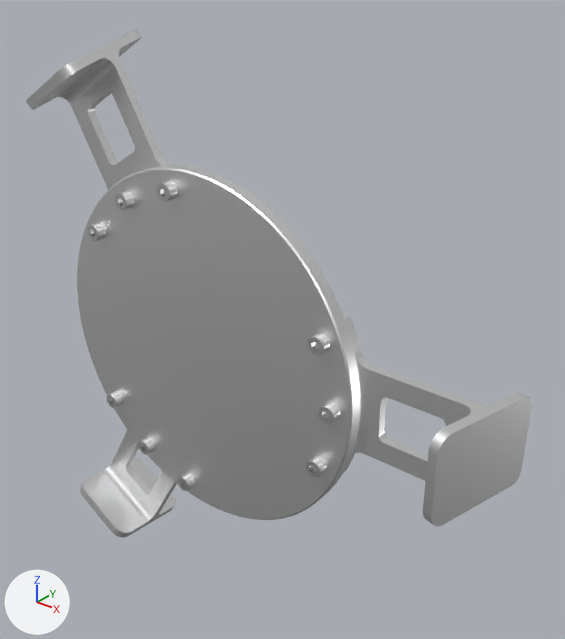
An edit to the glTF model aic_assets/models/Camera Mount/cam_mount_visual.glb, drawn before and after from the same camera.
Both versions are drawn from a 50 mm camera at (0.16, -0.183, 0.12) aimed at (0.012, 0.003, 0.005). The lights are fixed; the arrows at lower left show +X, +Y and +Z. The older version comes first. Where no turn or scale is listed for an object, it has been applied to the vertices. Vertices at exactly the same position are counted once.

Objects in the first picture: 'Cam_Mount.004'.
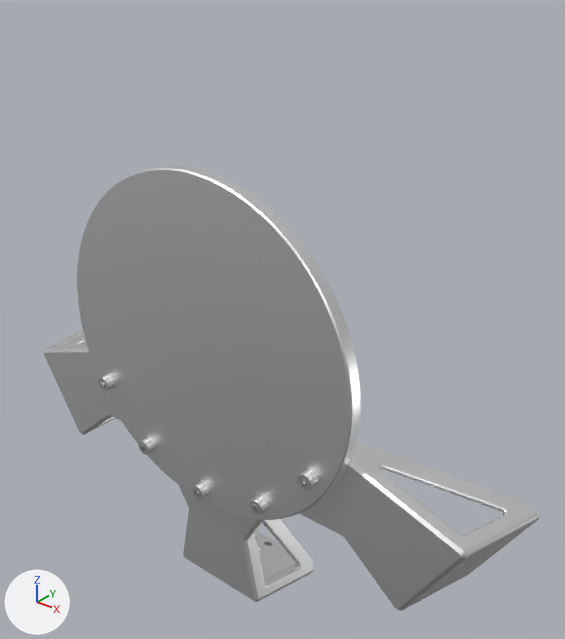
Diff of the bpy script that builds the scene:
```diff
--- a/aic_assets/models/Camera Mount/cam_mount_visual.glb.py
+++ b/aic_assets/models/Camera Mount/cam_mount_visual.glb.py
@@ mat_aluminum @@
 n0 = _N.new('ShaderNodeBsdfPrincipled'); n0.name = 'Principled BSDF'
-n0.inputs[0].default_value = (0.912, 0.914, 0.92, 1.0)  # 'Base Color', white #f5f5f6
 n0.inputs[1].default_value = 1.0  # 'Metallic'
@@ mat_aluminum @@
 n1 = _N.new('ShaderNodeOutputMaterial'); n1.name = 'Material Output'
+n2 = _N.new('ShaderNodeMix'); n2.name = 'Mix'
+n2.data_type = 'RGBA'
+n2.blend_type = 'MULTIPLY'
+n2.inputs[0].default_value = 1.0  # 'Factor'
+n2.inputs[7].default_value = (0.912, 0.914, 0.92, 1.0)  # 'B', white #f5f5f6
+n3 = _N.new('ShaderNodeVertexColor'); n3.name = 'Color Attribute'
 _L.new(n0.outputs[0], n1.inputs[0])  # 'BSDF' to 'Surface'
+_L.new(n2.outputs[2], n0.inputs[0])  # 'Result' to 'Base Color'
+_L.new(n3.outputs[0], n2.inputs[6])  # 'Color' to 'A'
@@ mat_material_004 @@
 n0 = _N.new('ShaderNodeBsdfPrincipled'); n0.name = 'Principled BSDF'
 n1 = _N.new('ShaderNodeOutputMaterial'); n1.name = 'Material Output'
+n2 = _N.new('ShaderNodeMix'); n2.name = 'Mix'
+n2.data_type = 'RGBA'
+n2.blend_type = 'MULTIPLY'
+n2.inputs[0].default_value = 1.0  # 'Factor'
+n2.inputs[7].default_value = (0.8, 0.8, 0.8, 1.0)  # 'B', white #e7e7e7
+n3 = _N.new('ShaderNodeVertexColor'); n3.name = 'Color Attribute'
 _L.new(n0.outputs[0], n1.inputs[0])  # 'BSDF' to 'Surface'
+_L.new(n2.outputs[2], n0.inputs[0])  # 'Result' to 'Base Color'
+_L.new(n3.outputs[0], n2.inputs[6])  # 'Color' to 'A'
@@ me_cam_mount_001 @@
 # used by ob_cam_mount_004; location = (0.0, 0.0, 0.0)
-me_cam_mount_001.from_pydata(...)  # 4663 vertices, 9254 faces; spans x -0.063..0.102, y -0.039..0.0, z -0.095..0.095
+me_cam_mount_001.from_pydata(...)  # 5234 vertices, 10500 faces; spans x -0.104..0.104, y -0.03..0.013, z -0.109..0.06
+# me_cam_mount_001 part 1: the loose piece of 161 vertices spanning x -0.03..-0.024, y -0.03..-0.026, z 0.044..0.049 is turned -90 degrees about the y axis through the mesh origin
+# me_cam_mount_001 part 2: the loose piece of 161 vertices spanning x -0.01..-0.004, y -0.03..-0.026, z -0.056..-0.05 is turned -60 degrees about the y axis through its middle, then moved by (0.034, 0.0, 0.007)
+# me_cam_mount_001 part 3: the loose piece of 161 vertices spanning x 0.047..0.052, y -0.03..-0.026, z 0.018..0.023 is turned 30 degrees about the y axis through its middle, then moved by (-0.003, 0.0, -0.047)
+# me_cam_mount_001 part 4: 6 loose pieces with 706 vertices, spanning x -0.045..0.051, y -0.03..-0.018, z 0.019..0.056, are deleted
+# me_cam_mount_001 part 5: 35 vertices moved from x -0.041..0.052, y -0.03..-0.021, z -0.035..-0.001 to x -0.085..0.048, y -0.03..0.002, z -0.055..-0.029; 1134 vertices removed from x -0.063..0.102, y -0.039..-0.005, z -0.095..0.028; 2707 vertices added at x -0.104..0.104, y -0.03..0.013, z -0.109..-0.016
+# me_cam_mount_001 part 6: 296 vertices removed from x -0.063..0.0, y -0.039..-0.005, z 0.024..0.095
+# other edits to the shape of me_cam_mount_001 do not show in these pictures
 me_cam_mount_001.materials.append(mat_aluminum)
```

What differs and where, as boxes [x1, y1, x2, y2] in the pictures (565 x 639 px; the box of a moved part takes in the faces that stretch with it):
'Cam_Mount.004', reshaped (12% shorter): before [26, 29, 532, 537]; after [44, 165, 539, 611]
part 1 of me_cam_mount_001, moved or reshaped: before [115, 191, 134, 210]; after [98, 374, 114, 391]
part 2 of me_cam_mount_001, moved or reshaped: before [178, 473, 195, 491]; after [249, 496, 268, 515]
part 3 of me_cam_mount_001, moved or reshaped: before [307, 333, 330, 356]; after [297, 469, 318, 491]
part 4 of me_cam_mount_001, deleted: before [87, 181, 177, 241]
part 5 of me_cam_mount_001, reshaped: before [80, 309, 532, 537]; after [44, 330, 539, 611]
part 6 of me_cam_mount_001, deleted: before [26, 29, 198, 190]
